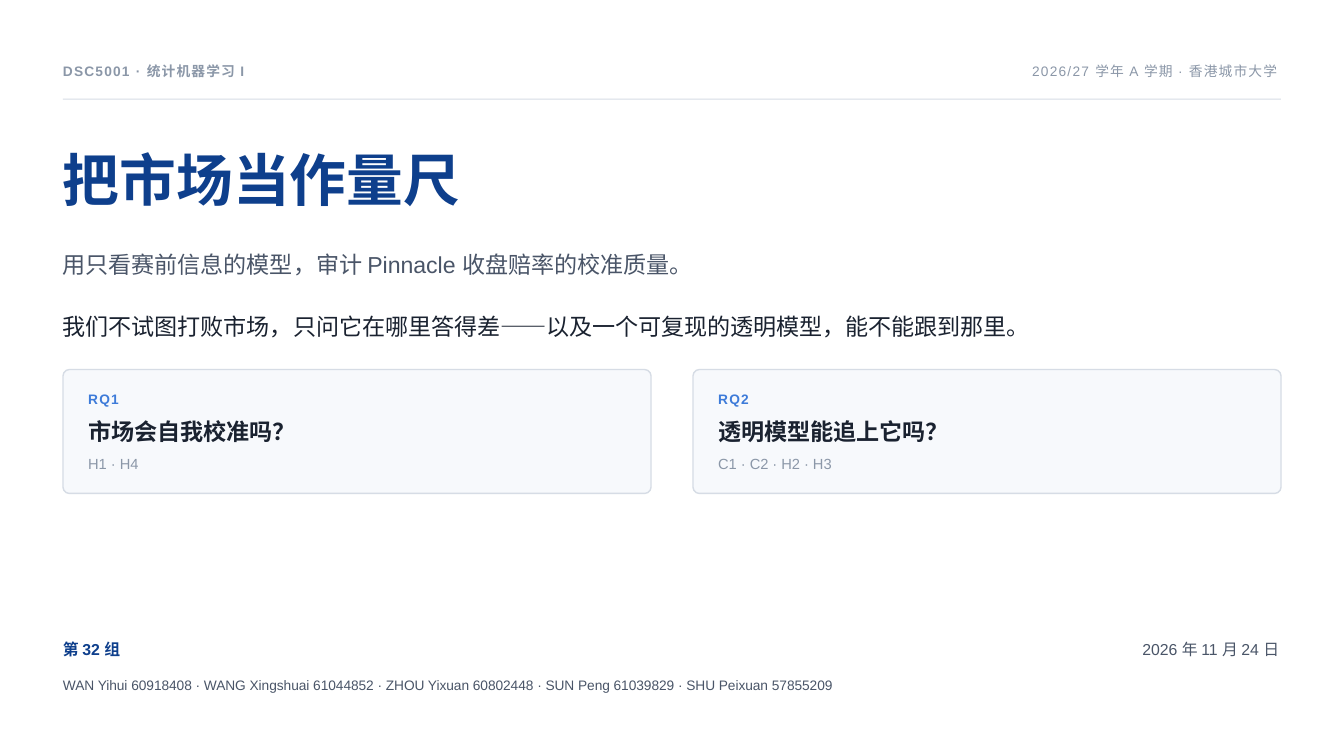
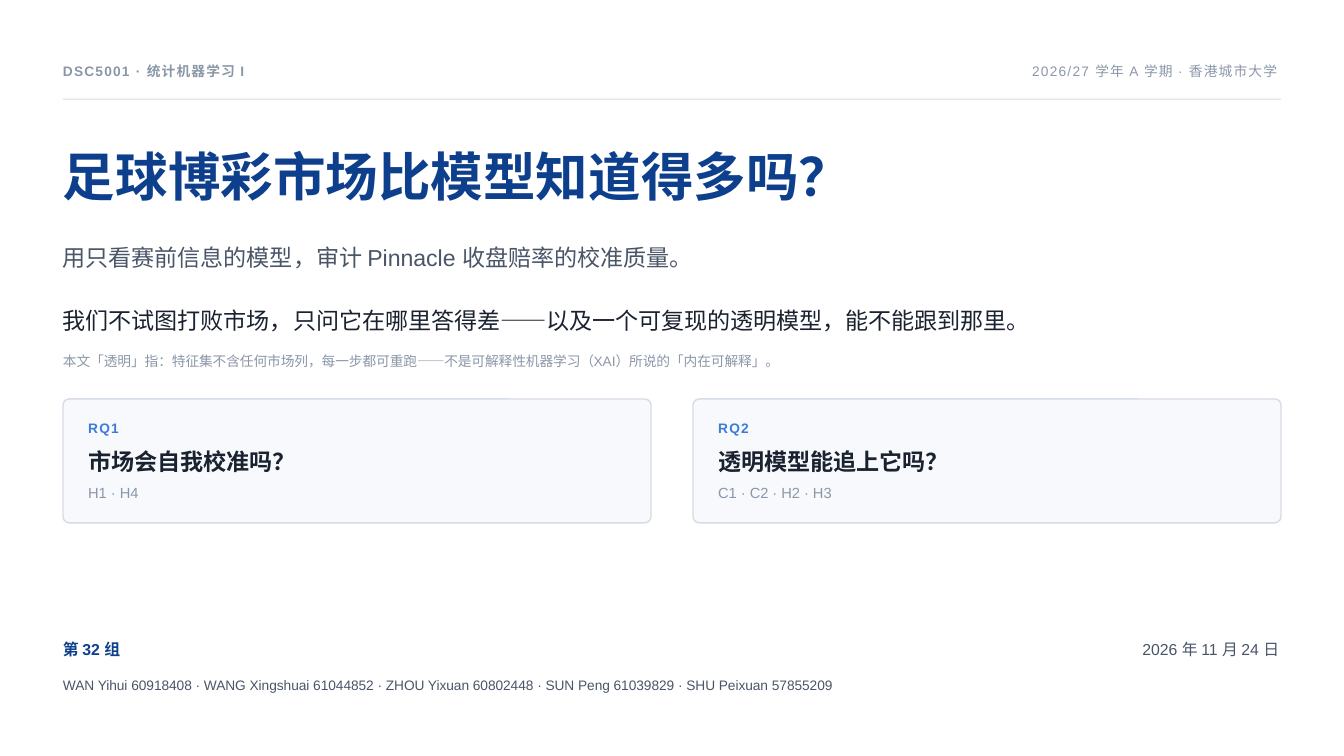
Before and after one commit to XHH-Coco/Football-Calibration, a slide deck: slide 1 of products/slides/Market-Audit/Market-Audit-CN.pptx. Drawn at 1344x756 pixels with LibreOffice and Linux fonts; fonts in the diff are those of the drawing. Boxes give left, top, right and bottom in pixels: in the first picture for what was removed or moved away, otherwise in the second. Text is boxed around its words. In the diff, an @@ line names an element or a change of style, - is before the commit and + after.

```diff
--- a/products/slides/Market-Audit/Market-Audit-CN.pptx
+++ b/products/slides/Market-Audit/Market-Audit-CN.pptx
@@ text at (x1=63, y1=151, x2=851, y2=201): text changed; size 40.5 to 37.5 pt @@
-把市场当作量尺
+足球博彩市场比模型知道得多吗？
@@ text "用只看赛前信息的模型，审计 Pinnacle 收盘赔率的校准质量。" moved from (x1=63, y1=253, x2=692, y2=275) to (x1=63, y1=246, x2=692, y2=268) @@
@@ text "我们不试图打败市场，只问它在哪里答得差——以及一个可复现的透明模型，能不能跟到那里。" moved from (x1=63, y1=315, x2=1029, y2=338) to (x1=63, y1=309, x2=1029, y2=332) @@
@@ text added at (x1=63, y1=354, x2=779, y2=367), 9.8 pt, text #8B97A8 @@
+本文「透明」指：特征集不含任何市场列，每一步都可重跑——不是可解释性机器学习（XAI）所说的「内在可解释」。
@@ 6 texts, 2 rounded rectangles moved together from (x1=63, y1=370, x2=1281, y2=494) to (x1=63, y1=399, x2=1281, y2=523) @@
```
Also in this commit, not shown: 1 other slide changed, 17 other files.
